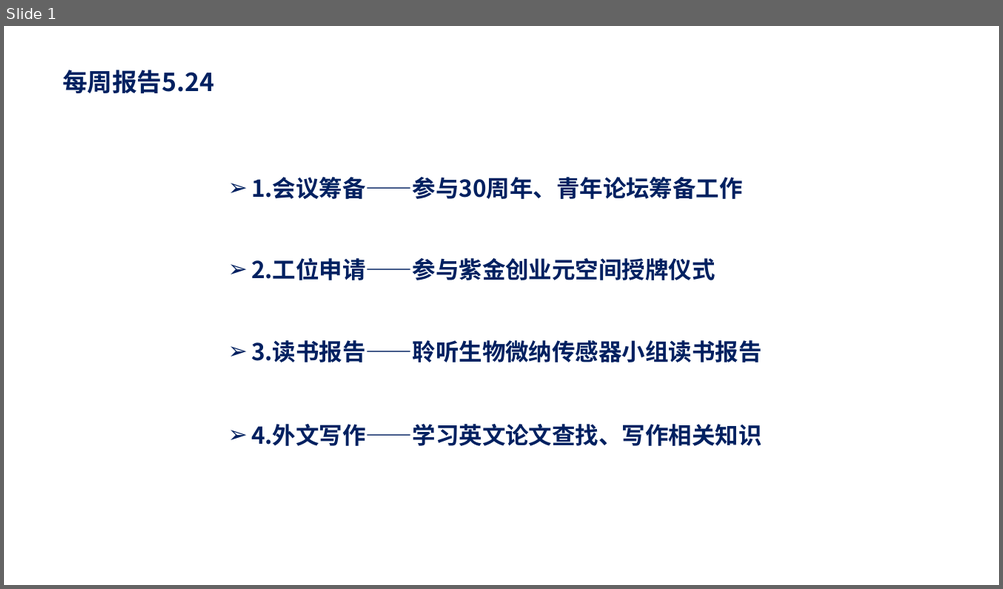
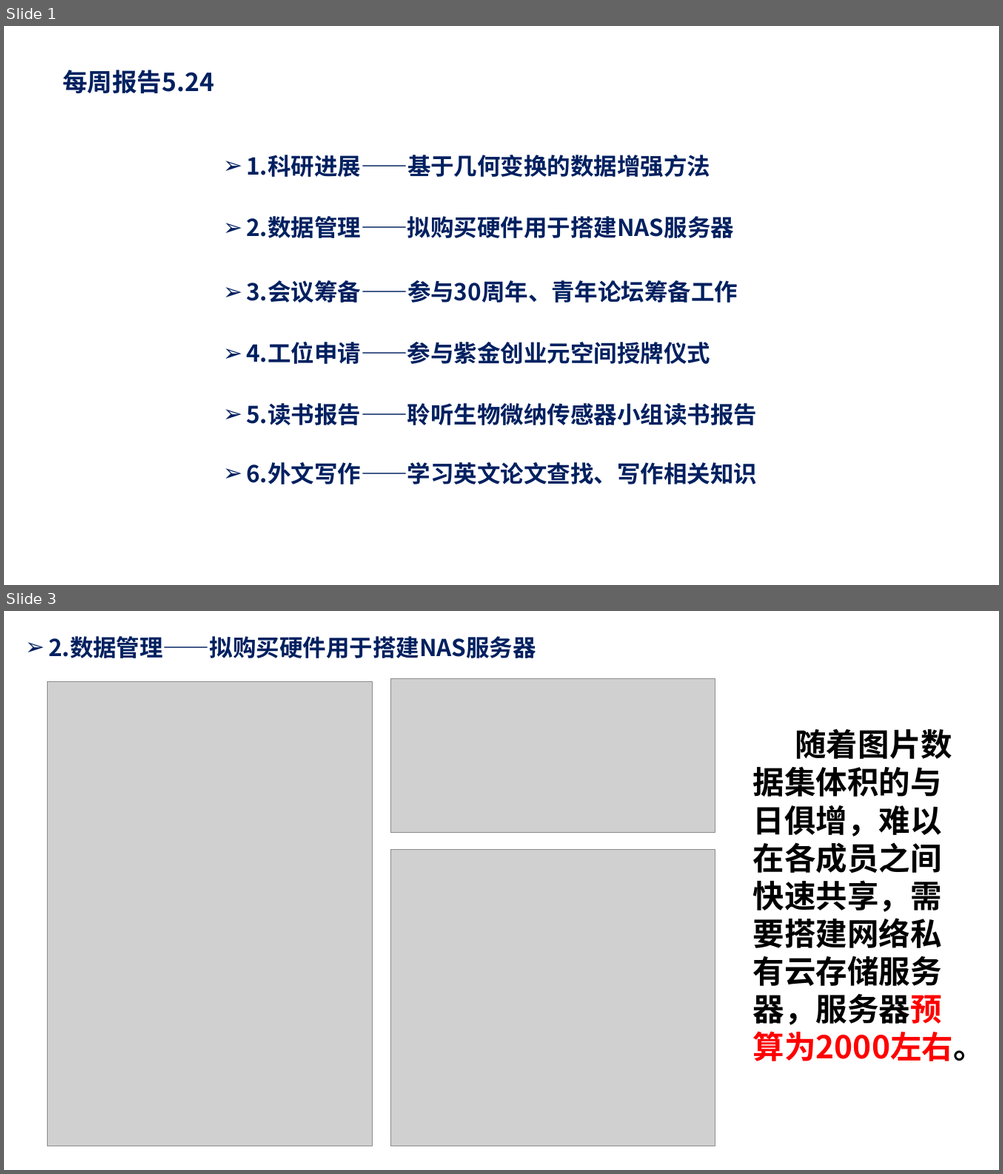
Before and after one commit to Humble-Engineer/Reports, a slide deck: 2024年/周报20240524.pptx. Shown one above the other, each under a label of ours: slide 1 before the commit, slides 1 and 3 after it; the slides between them are not shown. The pictures are 1003x589 and 1003x1174 pixels, drawn with LibreOffice and Linux fonts; fonts in the diff are those of the drawing; grey boxes stand for pictures. Boxes give left, top, right and bottom in pixels: in the first picture for what was removed or moved away, otherwise in the second. Text is boxed around its words. In the diff, an @@ line names an element or a change of style, - is before the commit and + after.

```diff
--- a/2024年/周报20240524.pptx
+++ b/2024年/周报20240524.pptx
@@ slide 3 added at (4,611,999,1170), background #FFFFFF @@
@@ text added at (48,636,536,658), 40 pt, text #002060, bold @@
+➢ 2.数据管理——拟购买硬件用于搭建NAS服务器
@@ picture added at (47,681,372,1146) @@
@@ picture added at (390,678,714,832) @@
@@ text added at (753,729,984,1062), 54 pt, text #000000, bold @@
+随着图片数据集体积的与日俱增，难以在各成员之间快速共享，需要搭建网络私有云存储服务器，服务器预算为2000左右。
@@ picture added at (390,849,715,1146) @@
@@ slide 1 changed as well @@
@@ text added at (246,155,710,177), 40 pt, text #002060, bold @@
+➢ 1.科研进展——基于几何变换的数据增强方法
@@ text added at (246,216,734,238), 40 pt, text #002060, bold @@
+➢ 2.数据管理——拟购买硬件用于搭建NAS服务器
@@ text at (246,281,737,303): text changed @@
-➢ 1.会议筹备——参与30周年、青年论坛筹备工作
+➢ 3.会议筹备——参与30周年、青年论坛筹备工作
@@ text at (246,342,710,364): text changed @@
-➢ 2.工位申请——参与紫金创业元空间授牌仪式
+➢ 4.工位申请——参与紫金创业元空间授牌仪式
@@ text at (246,403,757,426): text changed @@
-➢ 3.读书报告——聆听生物微纳传感器小组读书报告
+➢ 5.读书报告——聆听生物微纳传感器小组读书报告
@@ text at (246,463,757,485): text changed @@
-➢ 4.外文写作——学习英文论文查找、写作相关知识
+➢ 6.外文写作——学习英文论文查找、写作相关知识
```
Also in this commit, not shown: 6 other slides changed, 1 other slide added.
